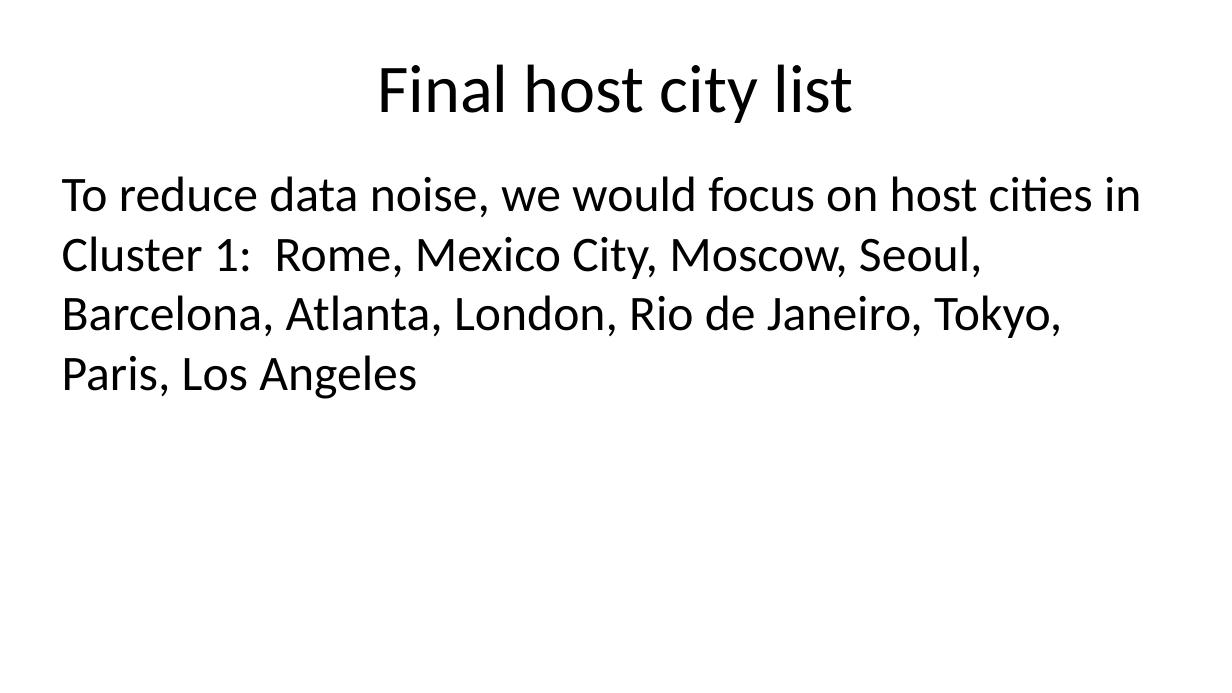
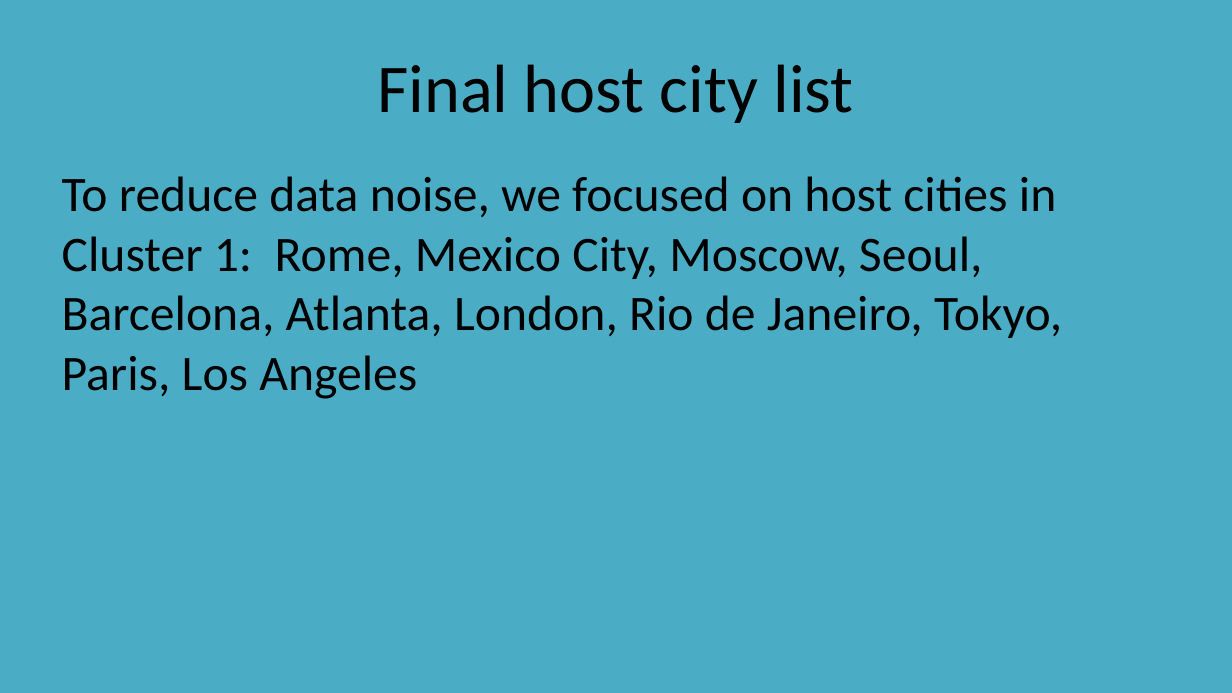
Before and after one commit to CharlesFung87/Coursera_Capstone, a slide deck: slide 9 of Olympic host cities presentation.pptx. Drawn at 1232x693 pixels with LibreOffice and Linux fonts; fonts in the diff are those of the drawing. Boxes give left, top, right and bottom in pixels: in the first picture for what was removed or moved away, otherwise in the second. Text is boxed around its words. In the diff, an @@ line names an element or a change of style, - is before the commit and + after.

```diff
--- a/Olympic host cities presentation.pptx
+++ b/Olympic host cities presentation.pptx
@@ background #FFFFFF to #4BACC6 @@
@@ text at (62, 176, 1062, 399): text changed @@
-To reduce data noise, we would focus on host cities in Cluster 1: Rome, Mexico City, Moscow, Seoul, Barcelona, Atlanta, London, Rio de Janeiro, Tokyo, Paris, Los Angeles
+To reduce data noise, we focused on host cities in Cluster 1: Rome, Mexico City, Moscow, Seoul, Barcelona, Atlanta, London, Rio de Janeiro, Tokyo, Paris, Los Angeles
```
Also in this commit, not shown: 18 other slides changed, 4 other files.
